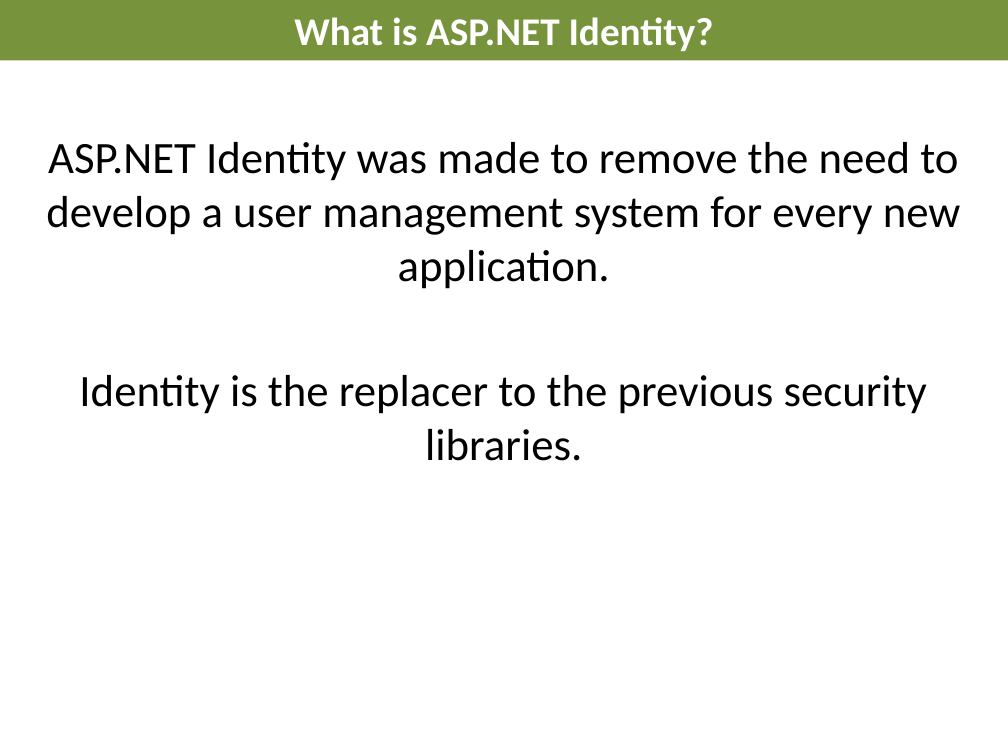
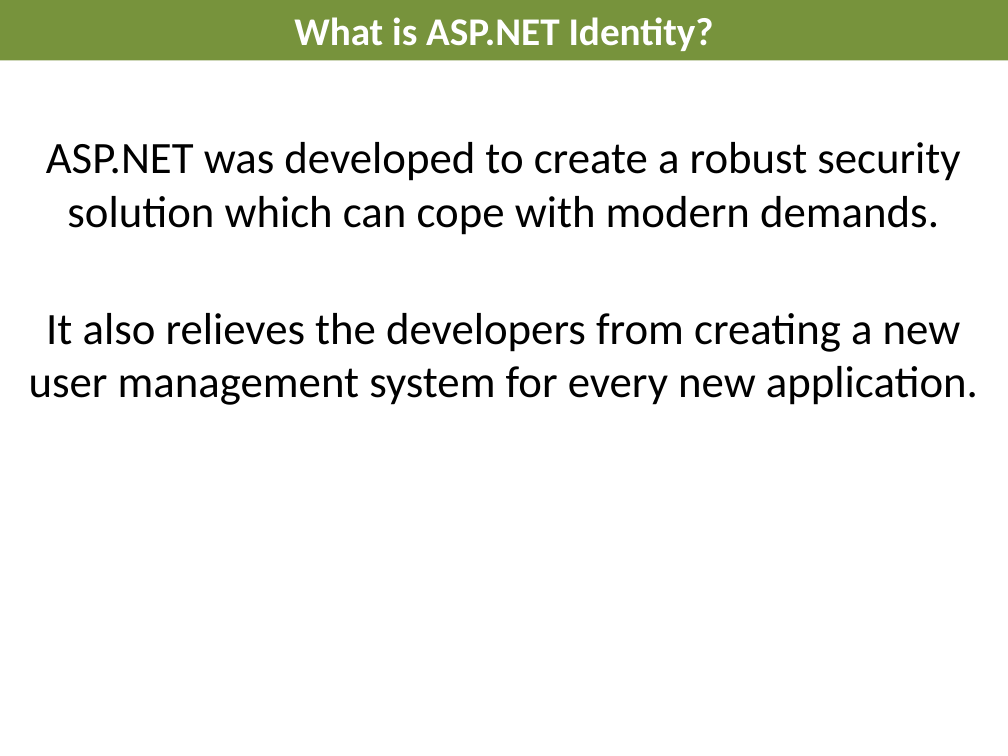
Before and after one commit to AndreasElffors/IdentityTemplate, a slide deck: slide 3 of Documents/Identity-Introduction.pptx (slide 4 before the commit). Drawn at 1008x756 pixels with LibreOffice and Linux fonts; fonts in the diff are those of the drawing; background and template pictures are left out. Boxes give left, top, right and bottom in pixels: in the first picture for what was removed or moved away, otherwise in the second. Text is boxed around its words. In the diff, an @@ line names an element or a change of style, - is before the commit and + after.

```diff
--- a/Documents/Identity-Introduction.pptx
+++ b/Documents/Identity-Introduction.pptx
@@ text at (x1=29, y1=142, x2=978, y2=405): text changed @@
-ASP.NET Identity was made to remove the need to develop a user management system for every new application.
-Identity is the replacer to the previous security libraries.
+ASP.NET was developed to create a robust security solution which can cope with modern demands.
+It also relieves the developers from creating a new user management system for every new application.
```
Also in this commit, not shown: 10 other slides changed, 1 slide removed, 1 other file.
